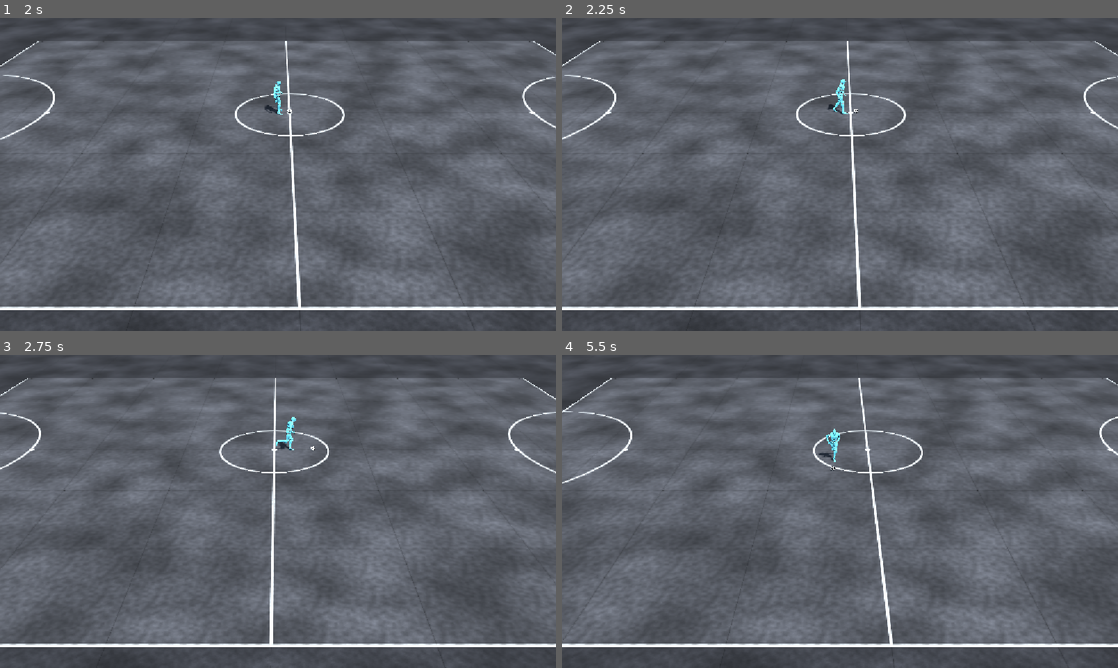
Above: before the commit, frames 1-4 (two rows, left to right).
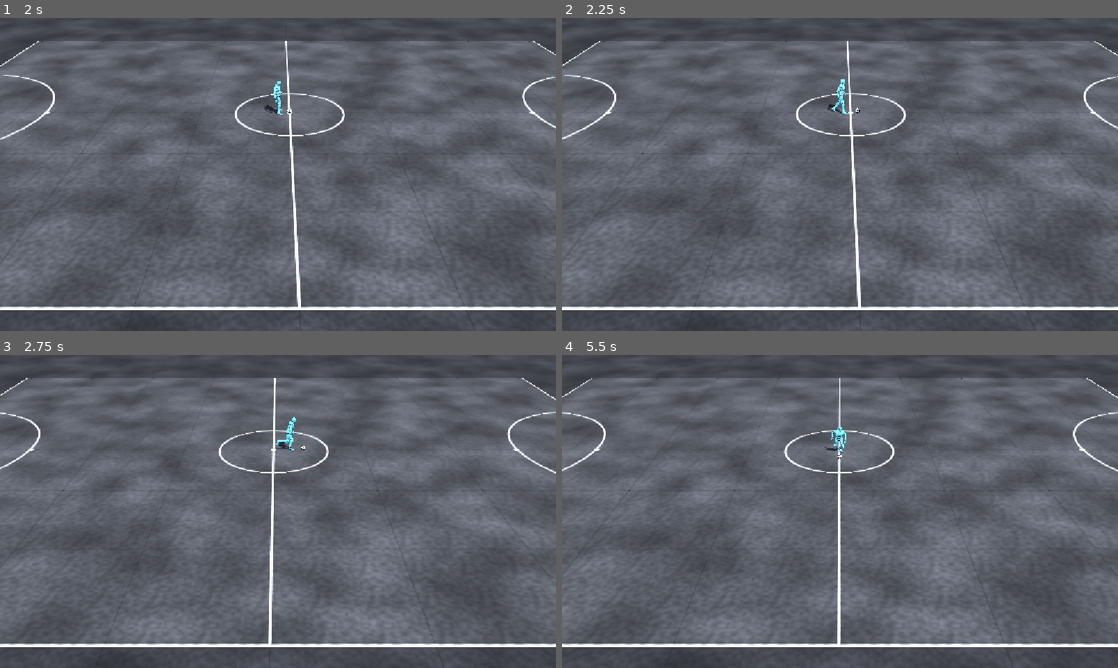
Above: after the commit, the same moments.

Repository: mertgurgenyatagi/project-deca
Game: Godot game, scene res://scenes/main.tscn
Same seed, same stepped clock (60 frames per second), same inputs: the game is played once before the commit and once after it.
Inputs (mouse positions are in pixels of both pictures, inside the frame that each line leads up to):
- Up to frame 1 (2 s): tap Enter at 0.5 s; move the mouse to (400, 158) at 0.52 s; hold Right (move_right) 0.53-1.25 s; hold Shift (sprint) 0.53-1.25 s; click (400, 158) at 0.67 s; tap Space at 0.77 s; drag from (166, 190) to (250, 237) at 1.27 s
- Up to frame 2 (2.25 s): move the mouse to (895, 105) at 2.02 s; hold Right (move_right) from 2.03 s (still down); hold Shift (sprint) from 2.03 s (still down)
- Up to frame 3 (2.75 s): keep holding Right (move_right); keep holding Shift (sprint)
- Up to frame 4 (5.5 s): release Right (move_right) at 2.75 s; release Shift (sprint) at 2.75 s; drag from (812, 574) to (673, 464) at 2.77 s; move the mouse to (1006, 558) at 3.52 s; hold Left (move_left) 3.53-4.25 s; hold Shift (sprint) 3.53-4.25 s; tap Space at 3.77 s; drag from (673, 464) to (756, 433) at 4.27 s; move the mouse to (867, 511) at 5.02 s; hold Down (move_down) from 5.03 s (still down); hold Shift (sprint) from 5.03 s (still down); click (867, 511) at 5.17 s

Frame 1 is identical in both runs. In frame 2, less than 0.1% of the frame differs, in the area x 5-54%, y 8-91%; in frame 3, 0.9%; in frame 4, 13%, in the area x 0-100%, y 0-100%.

Commit message:
Jog touches every step with the ball closer; reach for the ball when a change waits
Co-Authored-By: Claude Opus 5.5 <noreply@anthropic.com>

Diff:
--- a/tavernaball/scripts/dribble.gd
+++ b/tavernaball/scripts/dribble.gd
@@ -31,8 +31,8 @@
 @export_group("Touches")
 ## Foot for the first touch after taking the ball, and the side the ball rests on.
 @export var preferred_foot := Foot.RIGHT
-## Steps between touches at a jog (2 = one stride, the same foot each time).
-@export var jog_touch_steps := 2
+## Steps between touches at a jog (1 = every step, alternating feet).
+@export var jog_touch_steps := 1
 ## Steps between touches at a full sprint.
 @export var sprint_touch_steps := 4
 ## Input this far off the facing (degrees) halves the knock length.
@@ -42,7 +42,7 @@
 ## Toe tip length past the toe joint (m).
 @export var toe_tip := 0.06
 ## Ball sits this far to the outside of the touching foot (m).
-@export var touch_side_offset := 0.04
+@export var touch_side_offset := 0.02
 ## Ball's speed arriving at the next touch, as a share of the player's.
 @export var arrival_speed_ratio := 0.4
 ## A touch sends the ball at most this many times the player's speed...
@@ -82,6 +82,10 @@
 ## A held ball this close to the hips (m) counts as at the feet: a waiting
 ## change of direction can be made with a touch.
 @export var control_reach := 0.5
+## While a change waits, the player reaches for the ball: a toe this close to
+## its surface (m), or the ball this close to the hips (m), makes the touch.
+@export var reach_for_ball := 0.2
+@export var chase_reach := 0.75
 const PREDICT_STEP := 1.0 / 60.0
 const PREDICT_HORIZON := 2.5
 ## Below this predicted speed (m/s) at the next touch, the ball is brought to rest instead.
@@ -413,7 +417,7 @@
 	if input != Vector2.ZERO:
 		var off := absf(angle_difference(_player.yaw, atan2(input.x, input.y)))
 		steps *= clampf(1.0 - 0.5 * rad_to_deg(off) / turn_shorten_angle, 0.5, 1.0)
-	return maxi(roundi(steps), 2)
+	return maxi(roundi(steps), 1)
 
 
 ## Where the ball should next arrive, when, and how fast.
@@ -585,17 +589,18 @@
 		# A foot ran into the ball: that is a touch, and it pushes the ball away.
 		_touch("contact", contact)
 	elif _direction_pending() and _since_touch > CONTACT_COOLDOWN \
-			and (contact.gap < touch_reach or _ground(ball.position).distance_to(_hips()) <= control_reach):
-		# The foot has reached the ball: make the waiting change with this touch.
+			and (contact.gap < reach_for_ball or _ground(ball.position).distance_to(_hips()) <= chase_reach):
+		# The player reaches for the ball: make the waiting change with this touch.
 		_touch("control")
 	elif _clamped and contact.gap < touch_reach and _since_touch > TOUCH_COOLDOWN:
 		_touch("early")
 
 	var pending := _direction_pending()
 	if pending and not _was_pending and not _resting:
-		# A change is waiting: bring the next touch forward to the next step,
-		# and let the ball be touched early as soon as a toe reaches it.
-		_touch_after(0.5, -1)
+		# A change is waiting: the player goes for the ball. The next touch
+		# moves to the very next foot swing, and the ball is touched as soon
+		# as a toe can reach for it.
+		_touch_after(0.25, -1)
 		_clamped = true
 	_was_pending = pending
 
Not shown, changed: docs/touch-dribbling.md
